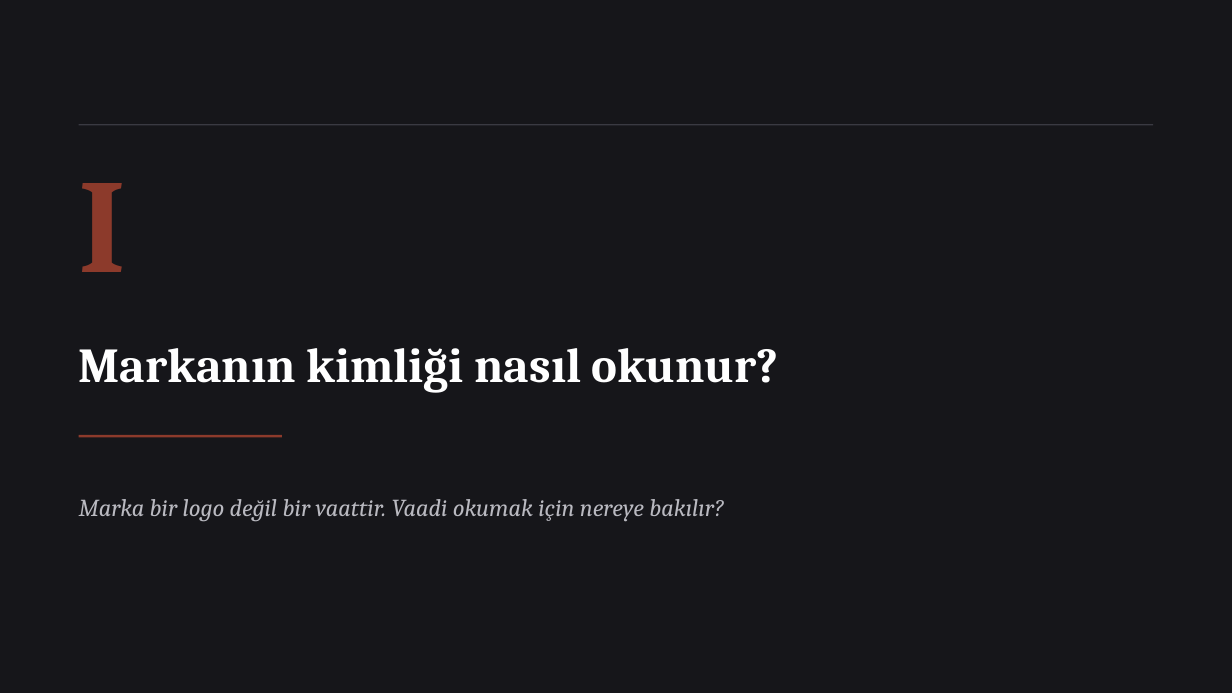
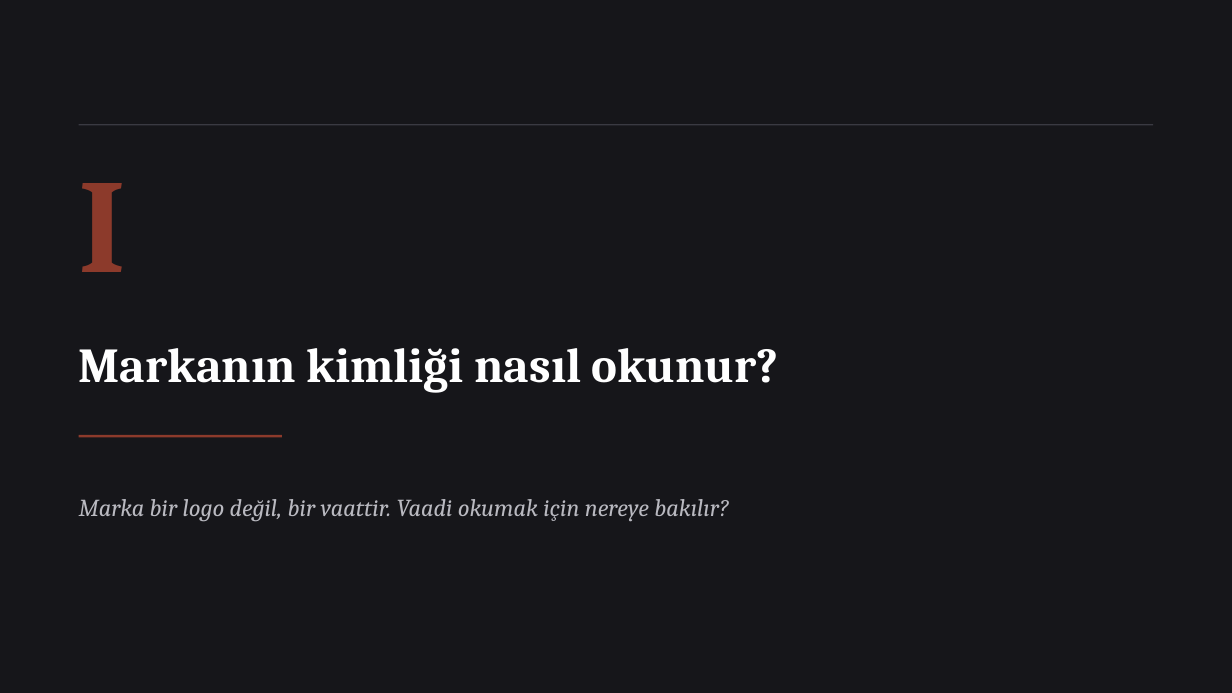
Before and after one commit to bunal91/sanat-ve-mekan, a slide deck: slide 5 of magaza-tasarimi-dersi/Gun1-Marka-Anahtari-ve-Musteri-Deneyimi.pptx. Drawn at 1232x693 pixels with LibreOffice and Linux fonts; fonts in the diff are those of the drawing. Boxes give left, top, right and bottom in pixels: in the first picture for what was removed or moved away, otherwise in the second. Text is boxed around its words. In the diff, an @@ line names an element or a change of style, - is before the commit and + after.

```diff
--- a/magaza-tasarimi-dersi/Gun1-Marka-Anahtari-ve-Musteri-Deneyimi.pptx
+++ b/magaza-tasarimi-dersi/Gun1-Marka-Anahtari-ve-Musteri-Deneyimi.pptx
@@ text at [79,499,729,521]: text changed @@
-Marka bir logo değil bir vaattir. Vaadi okumak için nereye bakılır?
+Marka bir logo değil, bir vaattir. Vaadi okumak için nereye bakılır?
```
Also in this commit, not shown: 26 other slides changed, 10 slides added, 20 slides removed, 1 other file.
